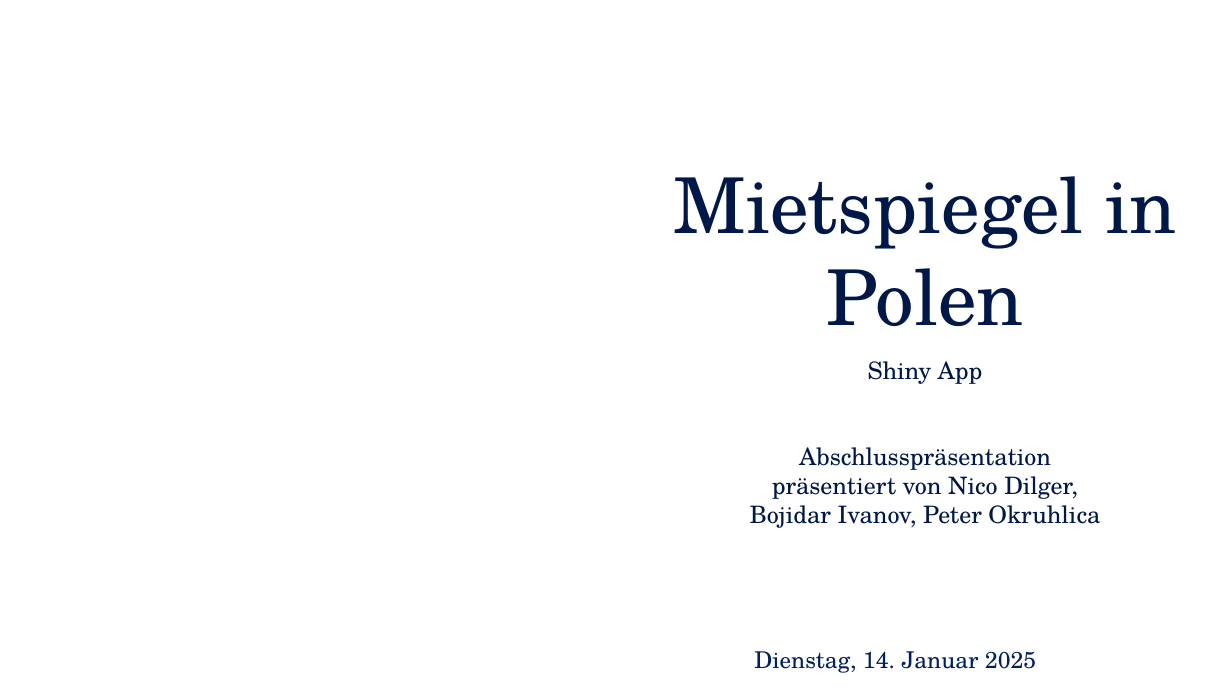
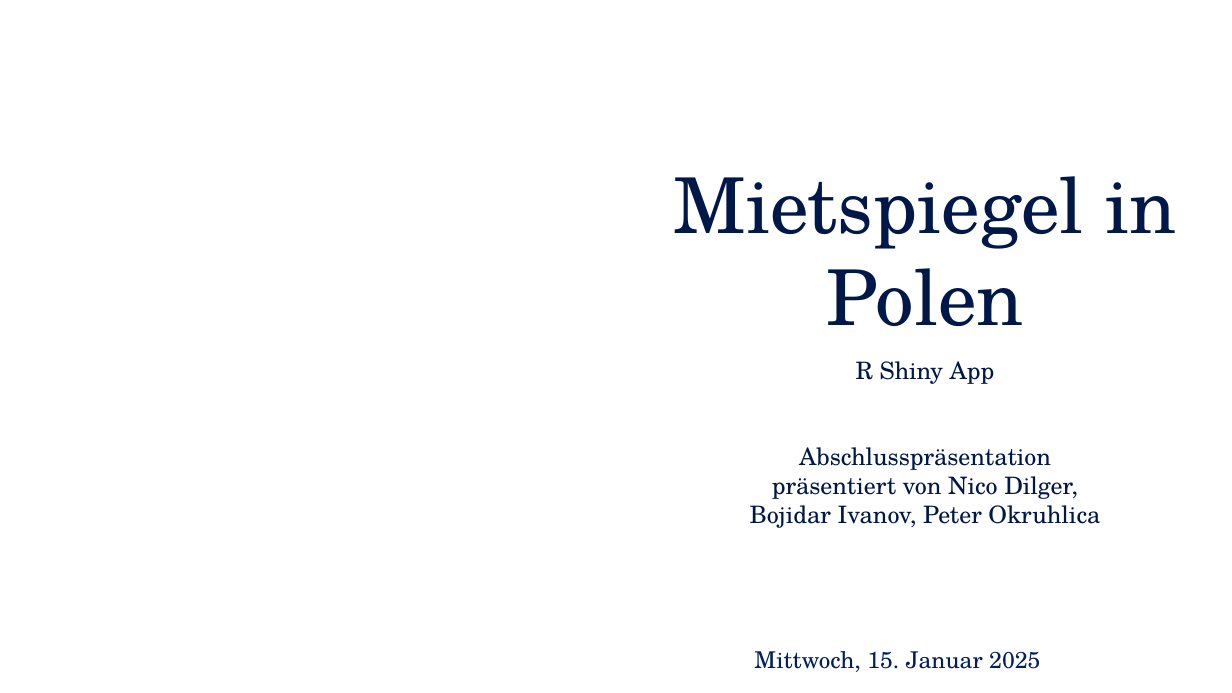
Before and after one commit to Dewin154/Projekt_Bauer, a slide deck: slide 1 of Mietspiegel_in_Polen.pptx. Drawn at 1232x693 pixels with LibreOffice and Linux fonts; fonts in the diff are those of the drawing; background and template pictures are left out. Boxes give left, top, right and bottom in pixels: in the first picture for what was removed or moved away, otherwise in the second. Text is boxed around its words. In the diff, an @@ line names an element or a change of style, - is before the commit and + after.

```diff
--- a/Mietspiegel_in_Polen.pptx
+++ b/Mietspiegel_in_Polen.pptx
@@ text at <box>856,361,995,384</box>: text changed @@
-Shiny App
+R Shiny App
@@ text at <box>754,651,1040,672</box>: text changed @@
-Dienstag, 14. Januar 2025
+Mittwoch, 15. Januar 2025
```
Also in this commit, not shown: 2 other slides changed, 3 slides added, 1 slide removed, 1 other file.
